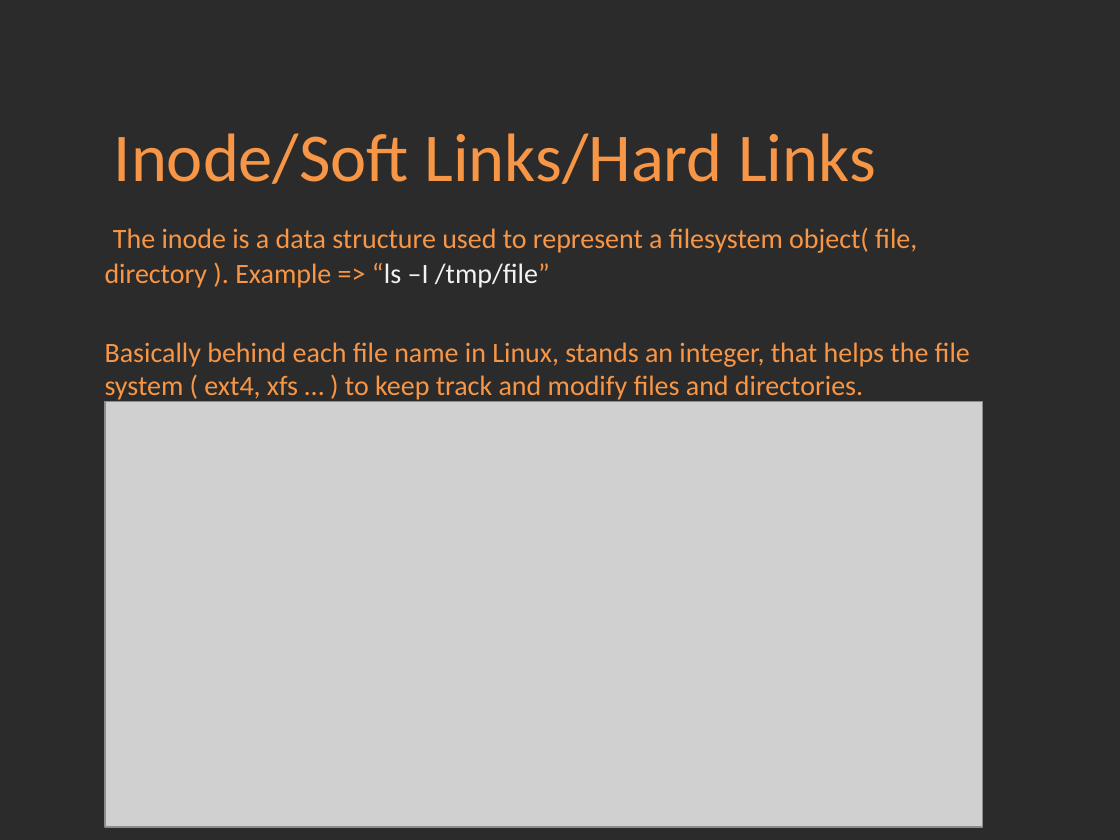
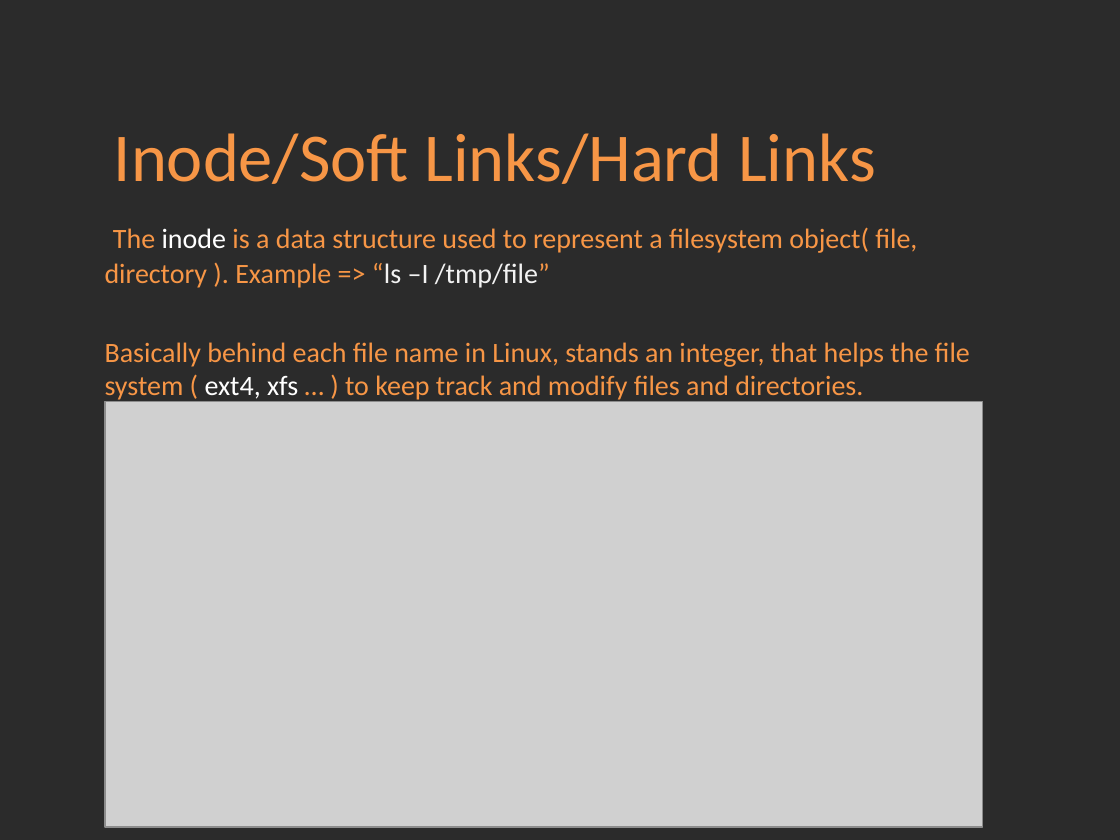
Before and after one commit to Academy-Soft-Intellect/Linux-Course, a slide deck: slide 8 of 3.FileSystem/03-FileSystem.pptx (slide 5 before the commit). Drawn at 1120x840 pixels with LibreOffice and Linux fonts; fonts in the diff are those of the drawing; grey boxes stand for pictures; background and template pictures are left out; a plain dark background stands for a picture behind light text. Boxes give left, top, right and bottom in pixels: in the first picture for what was removed or moved away, otherwise in the second. Text is boxed around its words. In the diff, an @@ line names an element or a change of style, - is before the commit and + after.

Commit message:
Modified filesystem.

```diff
--- a/3.FileSystem/03-FileSystem.pptx
+++ b/3.FileSystem/03-FileSystem.pptx
@@ text "The inode is a data ..." at (x1=105, y1=227, x2=970, y2=402): text colour #F79646 to #FFFFFF in "inode", "ext4, xfs" @@
```
Also in this commit, not shown: 3 other slides changed, 3 slides added, 2 other files.
